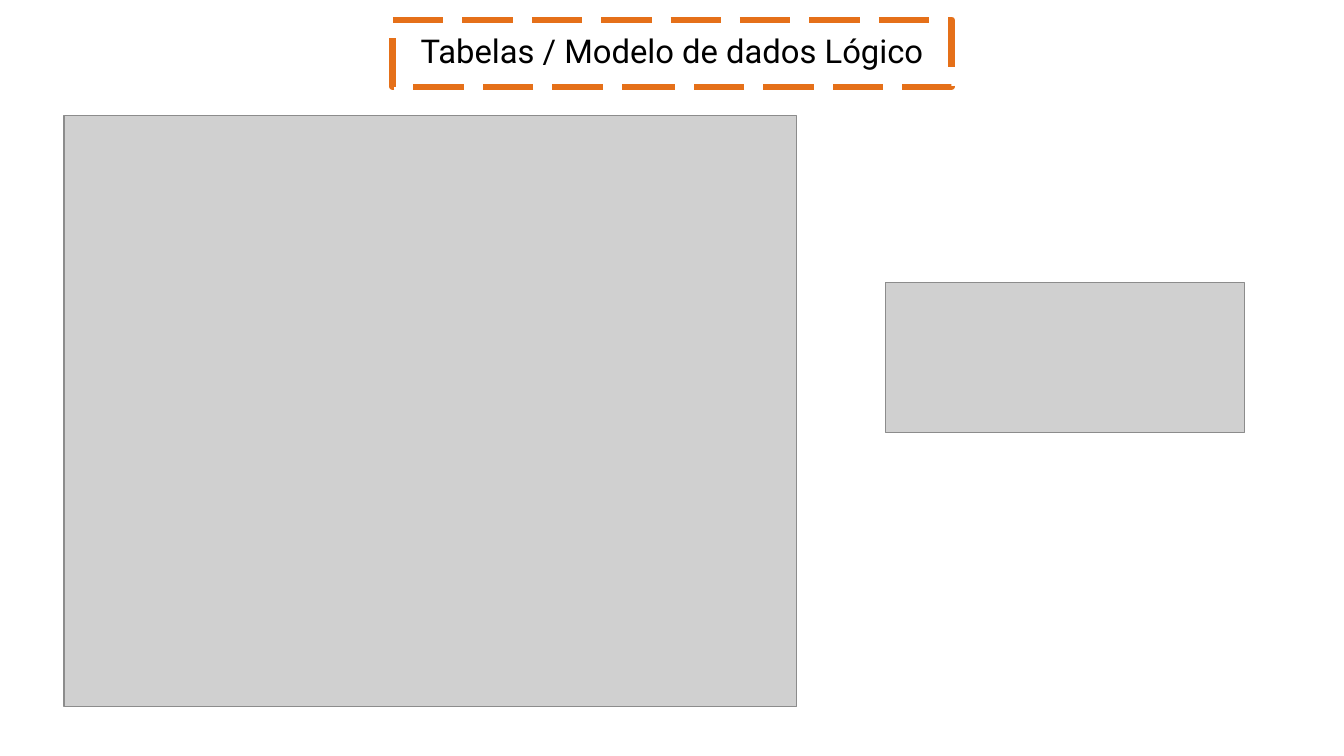
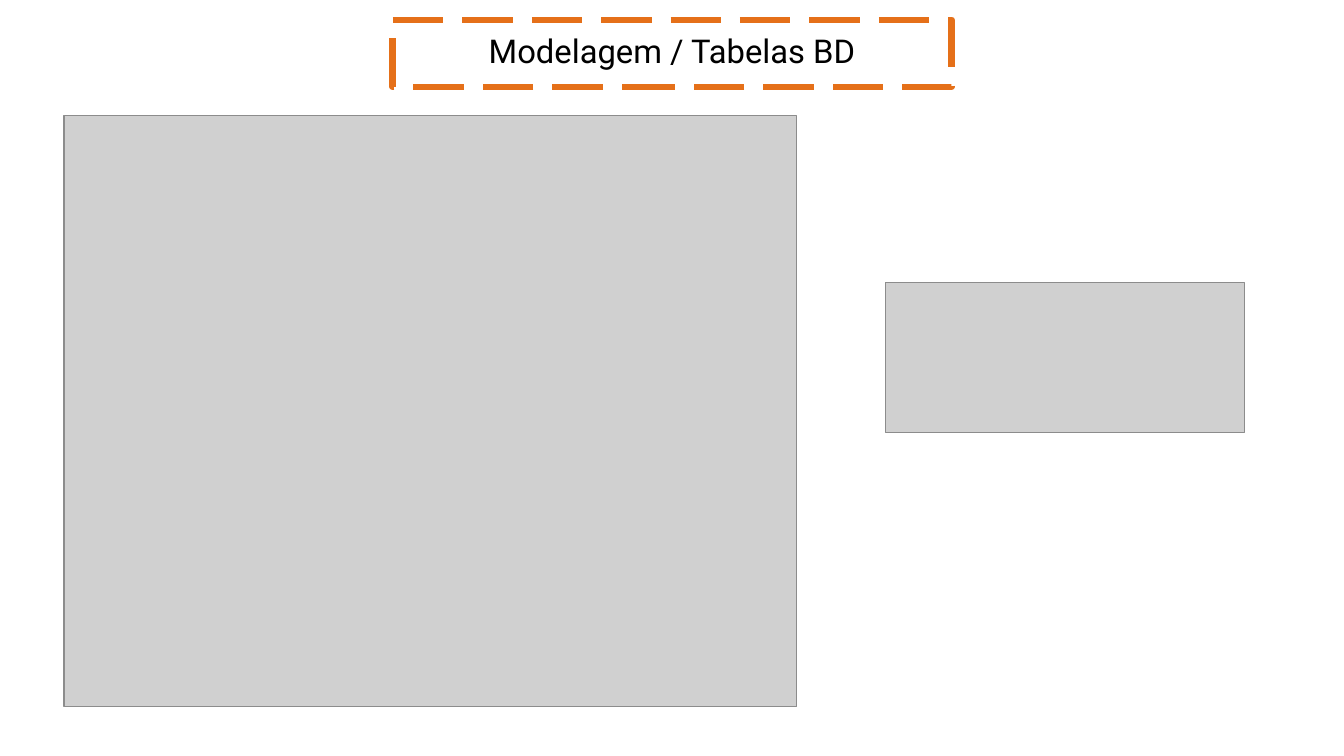
Before and after one commit to diegozn/busfacility, a slide deck: slide 12 of Apresentação/Sprint 2.pptx. Drawn at 1344x756 pixels with LibreOffice and Linux fonts; fonts in the diff are those of the drawing; grey boxes stand for pictures; background and template pictures are left out. Boxes give left, top, right and bottom in pixels: in the first picture for what was removed or moved away, otherwise in the second. Text is boxed around its words. In the diff, an @@ line names an element or a change of style, - is before the commit and + after.

```diff
--- a/Apresentação/Sprint 2.pptx
+++ b/Apresentação/Sprint 2.pptx
@@ text in rectangle at <box>489,38,855,70</box>: text changed @@
-Tabelas / Modelo de dados Lógico
+Modelagem / Tabelas BD
```
Also in this commit, not shown: 6 other slides changed, 1 other file.
